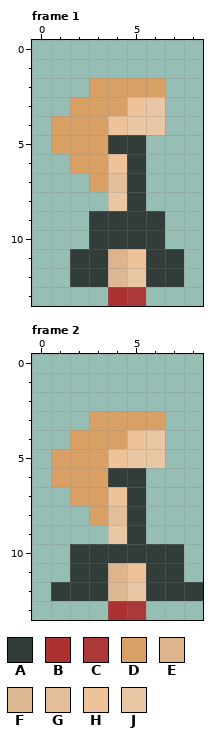
Pixel-art file, stored at Assets/PersonalAssets/NPC/Day2/WomanDayTwoCorrectRightIdle.aseprite. The picture above is the old version.
9x14 pixels, 3 frames. Colours within 5 levels of each other are drawn and written as one. Shown: frame 1, frame 2. The commit also changed other frames, which this record leaves out.
Palette (. is transparent): A #323c39  B #ac3232  C #ac3939  D #d9a066  E #ddb48b  F #ddb893  G #e3be98  H #eec39a  J #eac7a4
Pixels before, frame 1, first column x 1:
 2 ..DDDD.
 3 .DDDHJ.
 4 DDDHJJ.
 5 DDDAA..
 6 .DDHA..
 7 ..DGA..
 8 ...JA..
 9 ..AAAA.
10 ..AAAA.
11 .AAEHAA
12 .AAFJAA
13 ...BC..
Pixels before, frame 2, first column x 1:
 3 ..DDDD..
 4 .DDDHJ..
 5 DDDHJJ..
 6 DDDAA...
 7 .DDHA...
 8 ..DGA...
 9 ...JA...
10 .AAAAAA.
11 .AAEHAA.
12 AAAFJAAA
13 ...BC...
Now the later version:
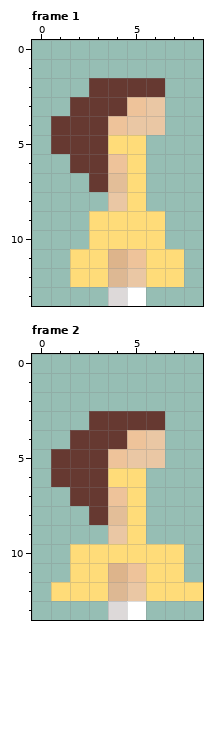
Log entry: Assets update All skins for NPCs for day two made
From old to new:
colour A: #323c39 -> #ffdc79
colour B: #ac3232 -> #ddd9d9
colour C: #ac3939 -> #ffffff
colour D: #d9a066 -> #663931
Boxes around the changes in both pictures, in picture pixels (x1, y1, x2, y2):
changed: (51, 78, 184, 306)
changed: (51, 411, 203, 620)
